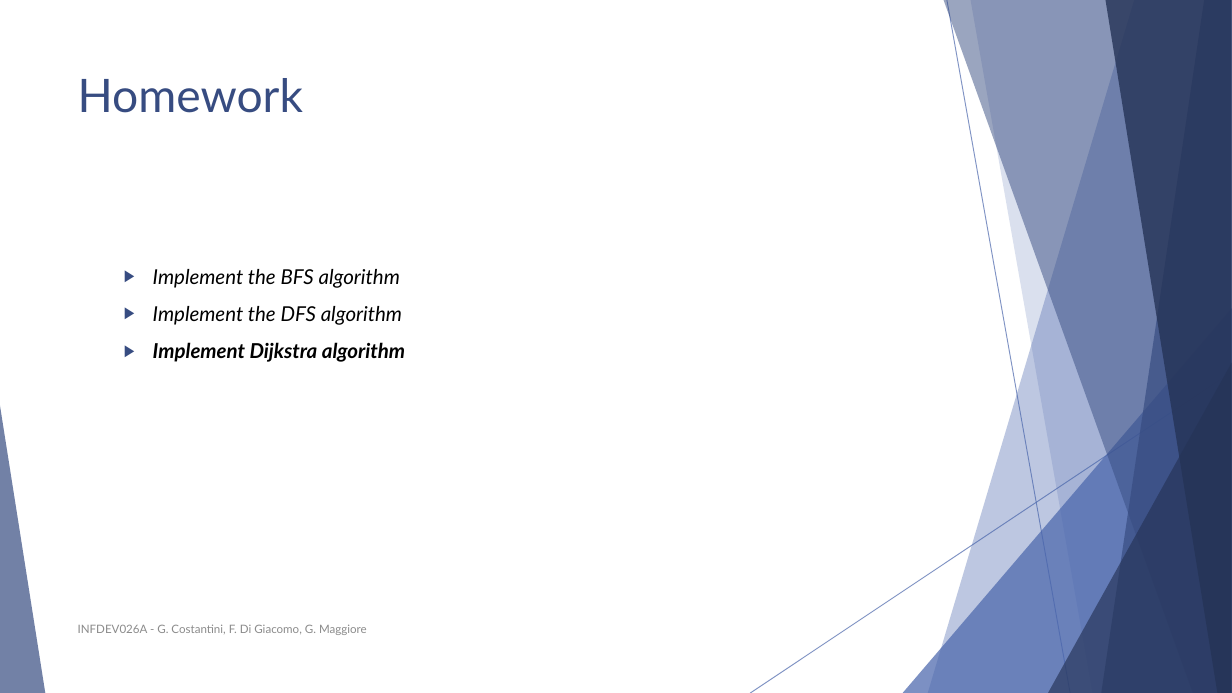
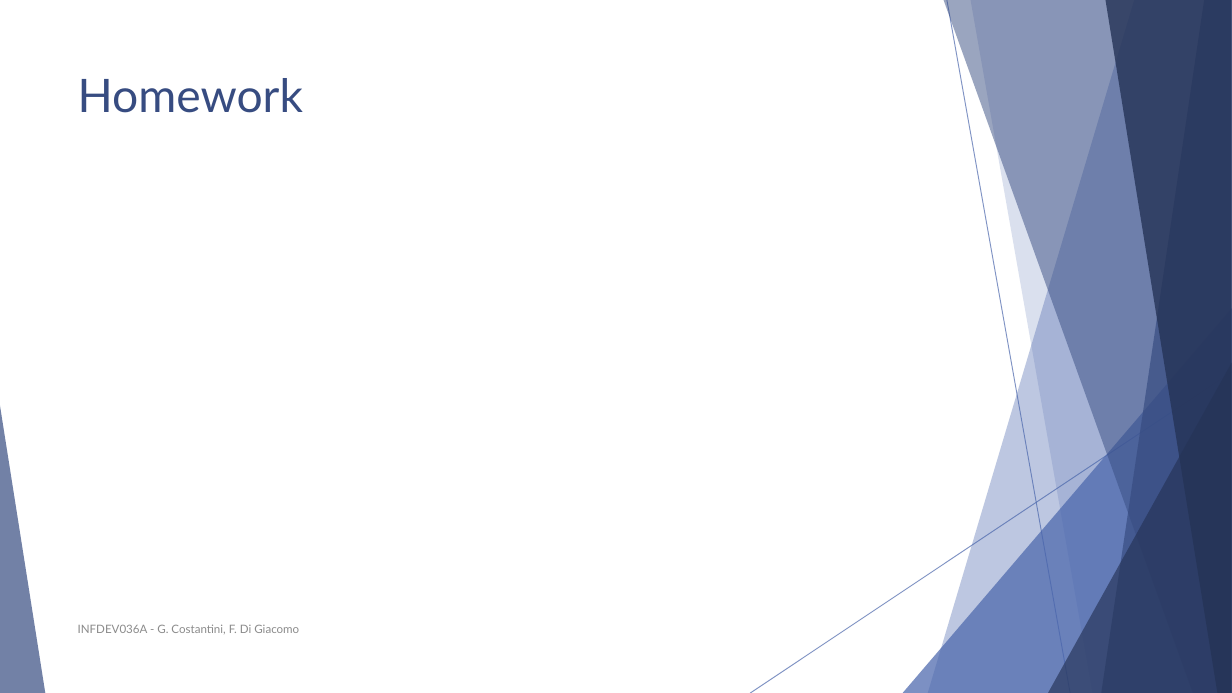
Before and after one commit to FurkanAndac/Development-6A, a slide deck: slide 52 of Lesson slides/Unit 5 - Graphs.pptx (slide 51 before the commit). Drawn at 1232x693 pixels with LibreOffice and Linux fonts; fonts in the diff are those of the drawing; grey boxes stand for pictures. Boxes give left, top, right and bottom in pixels: in the first picture for what was removed or moved away, otherwise in the second. Text is boxed around its words. In the diff, an @@ line names an element or a change of style, - is before the commit and + after.

```diff
--- a/Lesson slides/Unit 5 - Graphs.pptx
+++ b/Lesson slides/Unit 5 - Graphs.pptx
@@ text removed at <box>153,269,405,362</box> @@
-  ▶ Implement the BFS algorithm
-  ▶ Implement the DFS algorithm
-  ▶ Implement Dijkstra algorithm
@@ text at <box>78,624,299,634</box>: text changed @@
-INFDEV026A - G. Costantini, F. Di Giacomo, G. Maggiore
+INFDEV036A - G. Costantini, F. Di Giacomo
```
Also in this commit, not shown: 53 other slides changed, 1 slide added, 2 other files.
